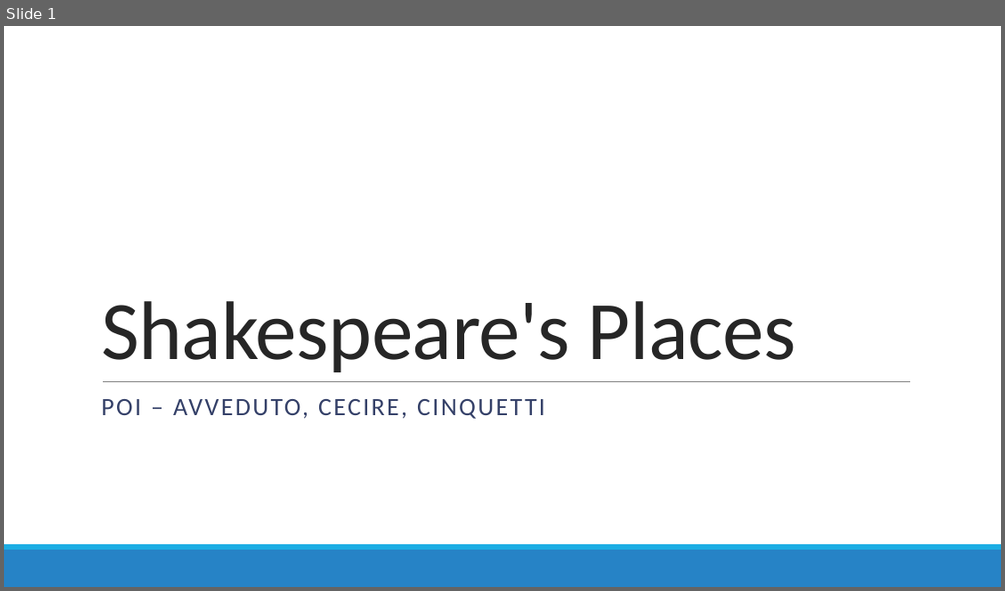
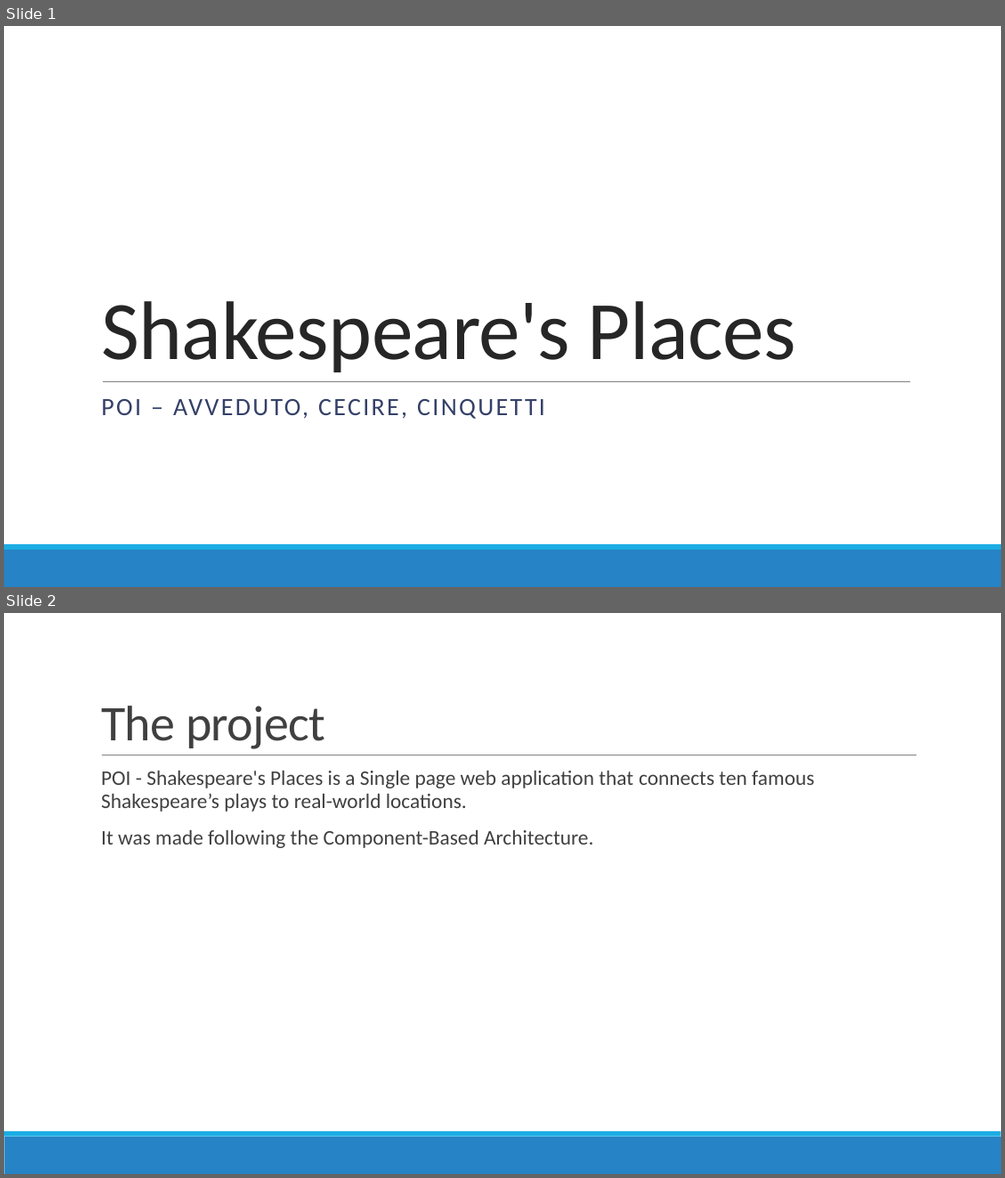
Before and after one commit to Fix-22/5C_AvvedutoCecireCinquetti_POI, a slide deck: docs/slides/Shakespeare's Places.pptx. Shown one above the other, each under a label of ours: slide 1 before the commit, slides 1 and 2 after it. The pictures are 1005x591 and 1005x1178 pixels, drawn with LibreOffice and Linux fonts; fonts in the diff are those of the drawing. Boxes give left, top, right and bottom in pixels: in the first picture for what was removed or moved away, otherwise in the second. Text is boxed around its words. In the diff, an @@ line names an element or a change of style, - is before the commit and + after.

```diff
--- a/docs/slides/Shakespeare's Places.pptx
+++ b/docs/slides/Shakespeare's Places.pptx
@@ slide 2 added at <box>4,613,1001,1174</box>, background #FFFFFF; not listed: 2 template elements that a slide beside it also shows @@
@@ title added at <box>101,706,326,749</box>, 48 pt, text #404040 @@
+The project
@@ text added at <box>101,771,814,848</box>, 20 pt, text #404040 @@
+  POI - Shakespeare's Places is a Single page web application that connects ten famous Shakespeare’s plays to real-world locations.
+  It was made following the Component-Based Architecture.
@@ line added from (102, 755) to (917, 755), #808080 0.5 pt @@
```
Also in this commit, not shown: 5 other slides added, 1 other file.
